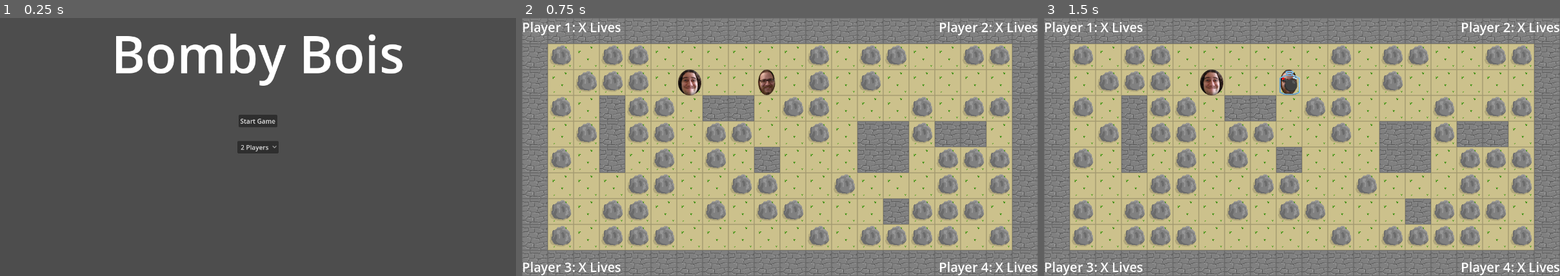
Above: before the commit, frames 1-3 (left to right).
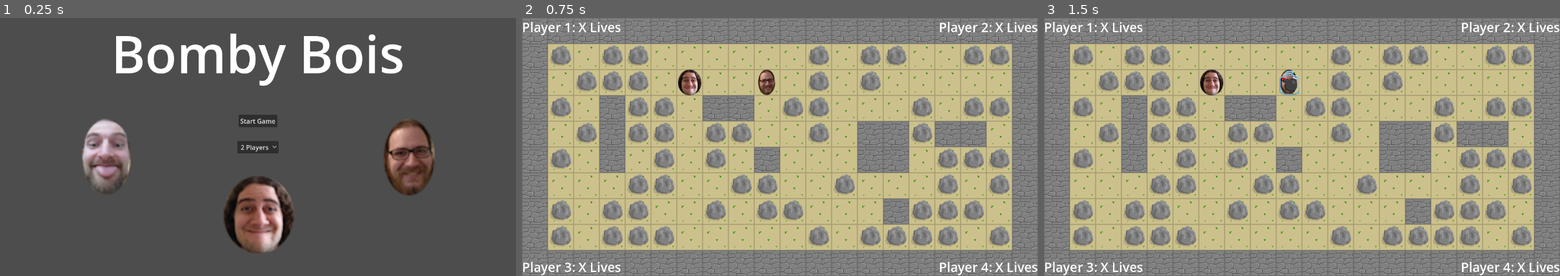
Above: after the commit, the same moments.

Repository: tierriminator/bombyboi
Game: Godot game, scene res://main_menu.tscn
The game is run twice, just before and just after one commit, with the same random seed, the same clock (stepped at 60 frames per second) and the same inputs.
Inputs:
- Up to frame 1 (0.25 s): no input
- Up to frame 2 (0.75 s): click "Start Game" at 0.5 s
- Up to frame 3 (1.5 s): tap Enter at 1.25 s

The runs differ from the first frame. In frame 1, 7.1% of the frame differs, in the area x 15-85%, y 39-92%; in frame 2, nothing differs; in frame 3, nothing differs.

Commit message:
main menu

Diff:
--- a/bombyboi/main_menu.tscn
+++ b/bombyboi/main_menu.tscn
@@ -1,7 +1,10 @@
-[gd_scene load_steps=4 format=3 uid="uid://dq4445r8fphyq"]
+[gd_scene load_steps=7 format=3 uid="uid://dq4445r8fphyq"]
 
 [ext_resource type="Script" uid="uid://cs25ye2n3nfp7" path="res://main_menu.gd" id="1_7vrkn"]
 [ext_resource type="PackedScene" uid="uid://bnjvx3l80rsq1" path="res://map.tscn" id="2_fu7sn"]
+[ext_resource type="Texture2D" uid="uid://bfdcasx4apyea" path="res://Art/micha.png" id="3_glbon"]
+[ext_resource type="Texture2D" uid="uid://x8irtmsggocw" path="res://Art/linus.png" id="4_nlkkf"]
+[ext_resource type="Texture2D" uid="uid://bhynom3shaor2" path="res://Art/tierry.png" id="5_qe12f"]
 
 [sub_resource type="LabelSettings" id="LabelSettings_rhts7"]
 font_size = 128
@@ -77,4 +80,31 @@
 popup/item_3/text = "4 Players"
 popup/item_3/id = 3
 
+[node name="p1" type="TextureRect" parent="."]
+layout_mode = 0
+offset_left = 171.0
+offset_top = 250.0
+offset_right = 235.0
+offset_bottom = 314.0
+scale = Vector2(3, 3)
+texture = ExtResource("3_glbon")
+
+[node name="p2" type="TextureRect" parent="."]
+layout_mode = 0
+offset_left = 922.0
+offset_top = 251.0
+offset_right = 986.0
+offset_bottom = 315.0
+scale = Vector2(3, 3)
+texture = ExtResource("4_nlkkf")
+
+[node name="p3" type="TextureRect" parent="."]
+layout_mode = 0
+offset_left = 546.0
+offset_top = 392.0
+offset_right = 610.0
+offset_bottom = 456.0
+scale = Vector2(3, 3)
+texture = ExtResource("5_qe12f")
+
 [connection signal="pressed" from="MenuCenter/NewGame" to="." method="_on_new_game_pressed"]
